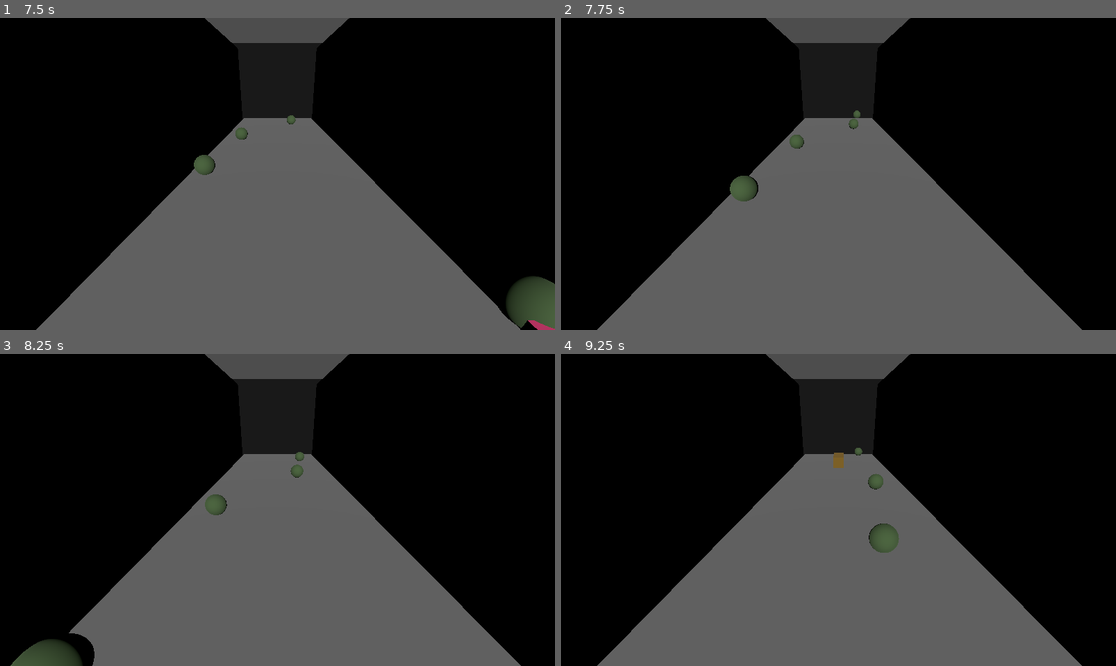
Above: before the commit, frames 1-4 (two rows, left to right).
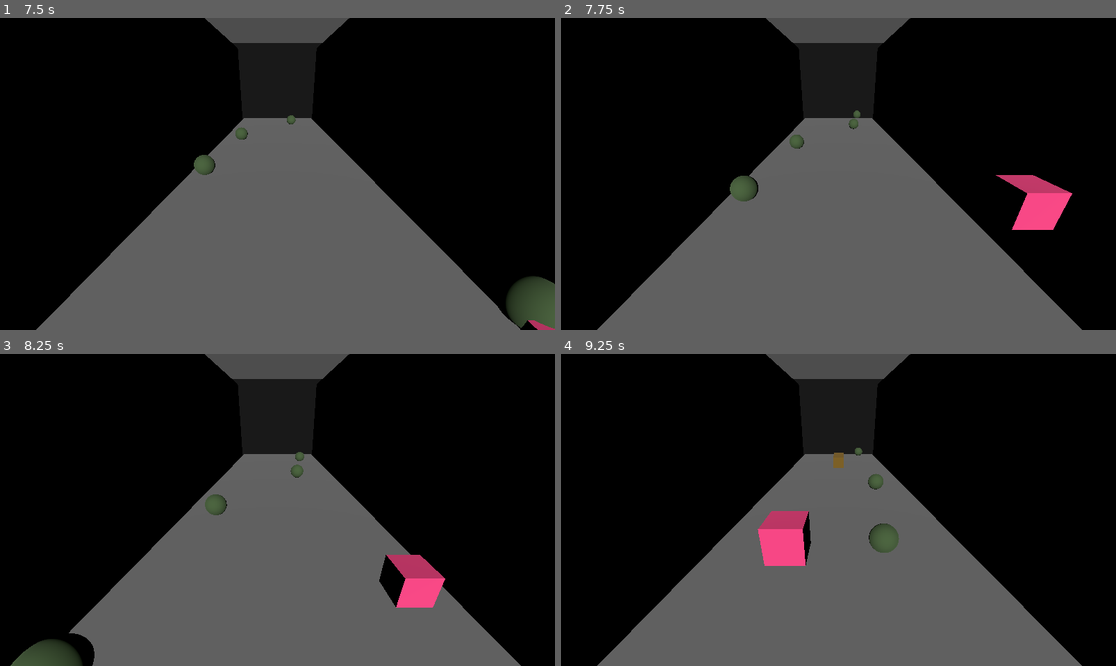
Above: after the commit, the same moments.

Repository: DoggyRuff6132/codedaylawinter2024
Game: Godot game, scene res://base_scene.tscn
The game is run twice, just before and just after one commit, with the same random seed, the same clock (stepped at 60 frames per second) and the same inputs.
Inputs:
- Up to frame 1 (7.5 s): tap Enter at 0.5 s; hold D (Right) 0.53-2.03 s; tap S (Slide) every 0.75 s from 0.6 to 7.35 s; tap W (Jump) at 0.77, 1.52, 3.02, 3.77, 4.52, 6.02, 6.77 s; hold A (Left) 2.03-4.28 s; hold D (Right) from 4.28 s (still down)
- Up to frame 2 (7.75 s): keep holding D (Right); tap W (Jump) at 7.52 s
- Up to frame 3 (8.25 s): release D (Right) at 8.03 s; hold A (Left) from 8.03 s (still down); tap S (Slide) at 8.1 s
- Up to frame 4 (9.25 s): keep holding A (Left); tap S (Slide) at 8.85 s; tap W (Jump) at 9.02 s

Frame 1 is identical in both runs. In frame 2, 1.3% of the frame differs, in the area x 78-93%, y 50-68%; in frame 3, 1.6%, in the area x 68-81%, y 64-82%; in frame 4, 1.5%.

Commit message:
Working Lifepoints and gameover

Diff:
--- a/CodeDayLA2024/Health.gd
+++ b/CodeDayLA2024/Health.gd
@@ -11,7 +11,6 @@
 	currentHealth = maxHealth
 
 func _process(delta):
-	print(currentHealth)
 	if currentHealth < 0:
 		Die()
 
--- a/CodeDayLA2024/Player.gd
+++ b/CodeDayLA2024/Player.gd
@@ -6,7 +6,7 @@
 
 # Get the gravity from the project settings to be synced with RigidBody nodes.
 var gravity = ProjectSettings.get_setting("physics/3d/default_gravity")
-
+var lifecount=3
 
 func _physics_process(delta):
 	# Add the gravity.
@@ -29,7 +29,18 @@
 		velocity.x = move_toward(velocity.x, 0, SPEED)
 		velocity.z = move_toward(velocity.z, 0, SPEED)
 
+	if lifecount == 0:
+		gameover()
+	elif position.z > 2:
+		respawn()
 
-	if position.z > 2:
-		$Health.Die()
 	move_and_slide()
+
+func gameover():
+	$Label.set_text("Game Over")
+	$Health.Die()
+	position.y= -1
+func respawn():
+	print("resapwning!")
+	position.z = -1
+	lifecount-=1
--- a/CodeDayLA2024/Player.tscn
+++ b/CodeDayLA2024/Player.tscn
@@ -29,3 +29,11 @@
 
 [node name="MeshInstance3D" type="MeshInstance3D" parent="."]
 mesh = SubResource("BoxMesh_ltiep")
+
+[node name="Label" type="Label" parent="."]
+offset_left = 500.0
+offset_top = 300.0
+offset_right = 587.0
+offset_bottom = 323.0
+text = "
+"
--- a/CodeDayLA2024/base_scene.tscn
+++ b/CodeDayLA2024/base_scene.tscn
@@ -73,7 +73,7 @@
 shape = SubResource("BoxShape3D_4yvj8")
 
 [node name="MeshInstance3D" type="MeshInstance3D" parent="StaticBody3D4"]
-transform = Transform3D(1, 1.77636e-14, 0, 3.90799e-14, 1, -3.90799e-14, 0, -1.77636e-14, 1, 0, 0, -5)
+transform = Transform3D(1, 2.13163e-14, 0, 4.26326e-14, 1, -4.26326e-14, 0, -2.13163e-14, 1, 0, 0, -5)
 material_override = SubResource("StandardMaterial3D_ofarn")
 mesh = SubResource("BoxMesh_nm4wk")
 skeleton = NodePath("")
